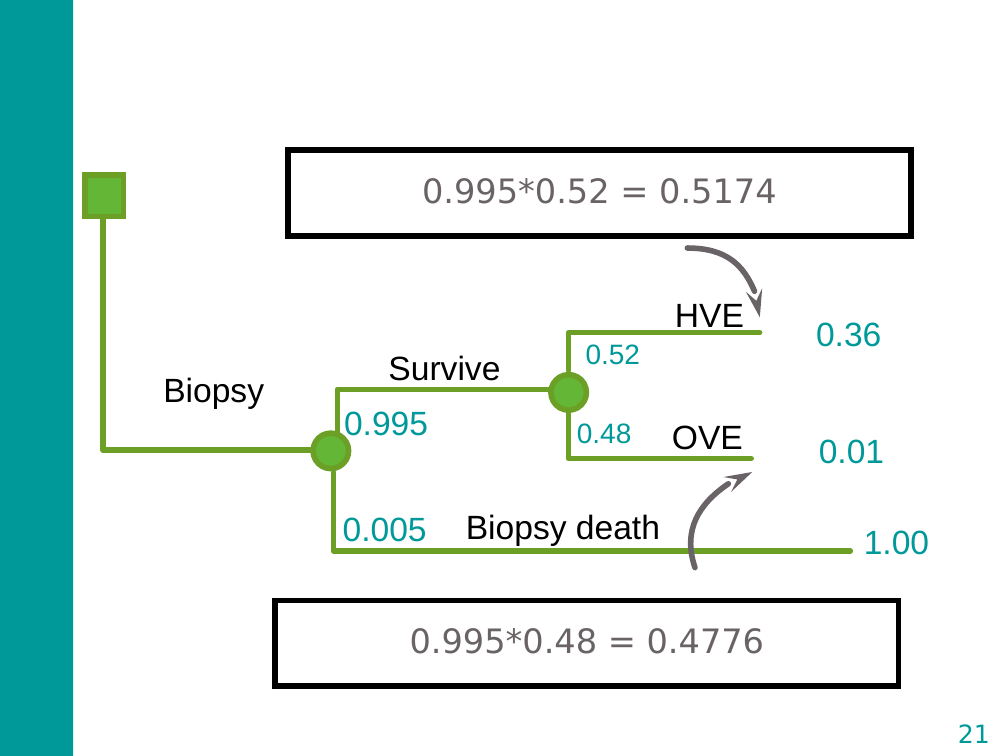
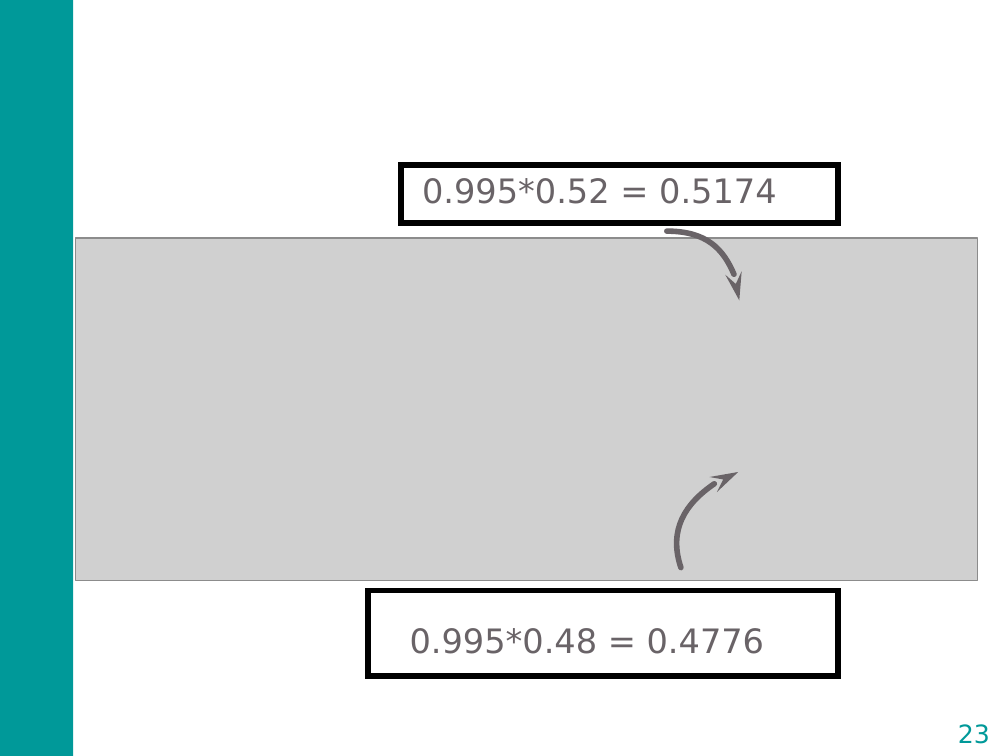
Before and after one commit to DARTH-git/Course-Modularization, a slide deck: slide 23 of static/Course_Modularization/Decision trees/Slides/DecisionTreeSlides_video.pptx (slide 21 before the commit). Drawn at 1008x756 pixels with LibreOffice and Linux fonts; fonts in the diff are those of the drawing; grey boxes stand for pictures. Boxes give left, top, right and bottom in pixels: in the first picture for what was removed or moved away, otherwise in the second. Text is boxed around its words. In the diff, an @@ line names an element or a change of style, - is before the commit and + after.

```diff
--- a/static/Course_Modularization/Decision trees/Slides/DecisionTreeSlides_video.pptx
+++ b/static/Course_Modularization/Decision trees/Slides/DecisionTreeSlides_video.pptx
@@ rectangle removed at (x1=85, y1=175, x2=123, y2=217) @@
@@ rectangle resized from (x1=288, y1=150, x2=911, y2=236) to (x1=401, y1=165, x2=839, y2=223) @@
@@ freeform shape removed at (x1=103, y1=207, x2=328, y2=451) @@
@@ picture added at (x1=76, y1=238, x2=978, y2=581) @@
@@ freeform shape moved from (x1=687, y1=248, x2=760, y2=318) to (x1=667, y1=231, x2=740, y2=300) @@
@@ text removed at (x1=675, y1=304, x2=744, y2=335) @@
-HVE
@@ text removed at (x1=816, y1=322, x2=881, y2=347) @@
-0.36
@@ text removed at (x1=388, y1=355, x2=500, y2=388) @@
-Survive
@@ freeform shape removed at (x1=569, y1=333, x2=760, y2=371) @@
@@ text removed at (x1=586, y1=344, x2=640, y2=365) @@
-0.52
@@ text removed at (x1=163, y1=377, x2=264, y2=409) @@
-Biopsy
@@ freeform shape removed at (x1=338, y1=389, x2=559, y2=435) @@
@@ ellipse removed at (x1=551, y1=375, x2=587, y2=410) @@
@@ text removed at (x1=344, y1=411, x2=428, y2=442) @@
-0.995
@@ freeform shape removed at (x1=569, y1=404, x2=751, y2=459) @@
@@ ellipse removed at (x1=313, y1=433, x2=349, y2=469) @@
@@ text removed at (x1=577, y1=423, x2=631, y2=444) @@
-0.48
@@ text removed at (x1=672, y1=425, x2=743, y2=450) @@
-OVE
@@ text removed at (x1=819, y1=439, x2=884, y2=464) @@
-0.01
@@ freeform shape removed at (x1=334, y1=473, x2=851, y2=551) @@
@@ freeform shape moved from (x1=672, y1=472, x2=775, y2=568) to (x1=658, y1=472, x2=761, y2=568) @@
@@ text removed at (x1=343, y1=517, x2=427, y2=542) @@
-0.005
@@ text removed at (x1=466, y1=514, x2=660, y2=546) @@
-Biopsy death
@@ text removed at (x1=864, y1=530, x2=929, y2=555) @@
-1.00
@@ rectangle resized from (x1=275, y1=601, x2=898, y2=686) to (x1=368, y1=591, x2=838, y2=676) @@
@@ page number at (x1=958, y1=724, x2=990, y2=744): text changed @@
-21
+23
```
Also in this commit, not shown: 7 other slides changed, 6 slides added, 5 slides removed, 21 other files.
